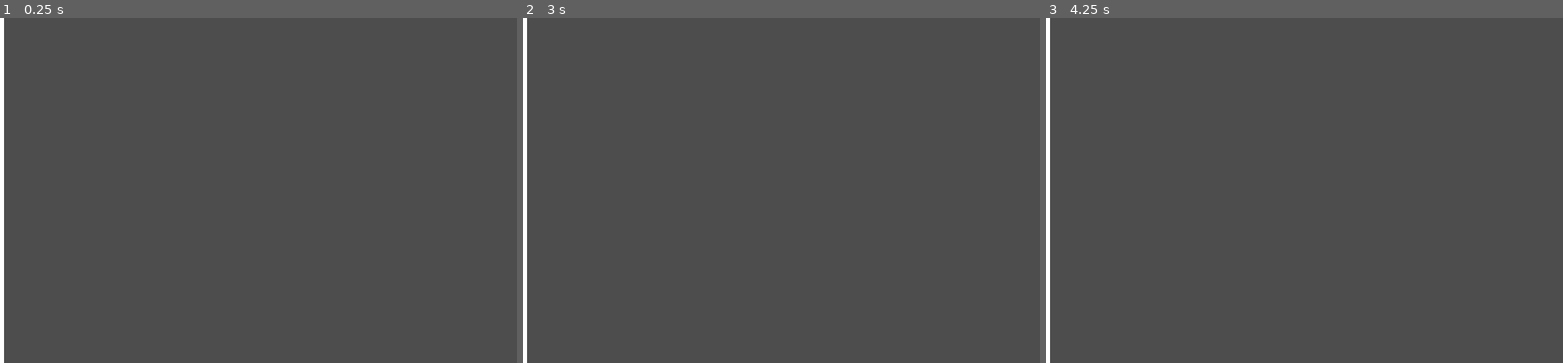
Above: before the commit, frames 1-3 (left to right).
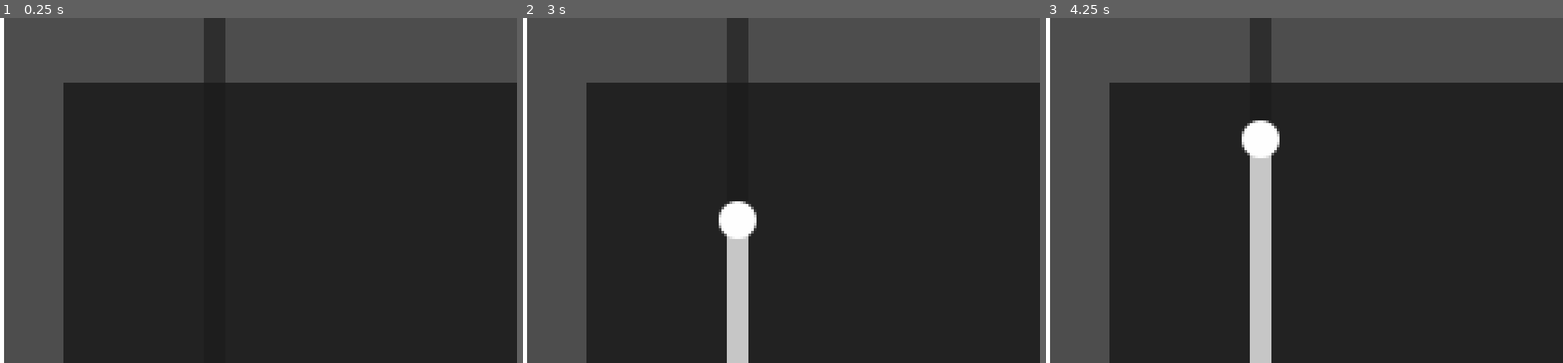
Above: after the commit, the same moments.

Repository: SpntKbrg/microwave-game
Game: Godot game, scene res://scenes/game_scene.tscn
Two runs of this game, one before a commit and one after it. Both use one fixed random seed, a clock stepped at 60 frames per second and the inputs below.
Inputs (mouse positions are in pixels of both pictures, inside the frame that each line leads up to):
- Up to frame 1 (0.25 s): no input
- Up to frame 2 (3 s): tap Enter at 0.5, 2 s; move the mouse to (895, 173) at 0.52 s; click (895, 173) at 0.67 s; tap Space at 1.25, 2.75 s; drag from (678, 207) to (755, 259) at 1.27 s; move the mouse to (833, 114) at 2.02 s; click (833, 114) at 2.17 s; drag from (755, 259) to (626, 138) at 2.77 s
- Up to frame 3 (4.25 s): tap Enter at 3.5 s; move the mouse to (1459, 242) at 3.52 s; click (1459, 242) at 3.67 s

The runs differ from the first frame. In frame 1, 72% of the frame differs, in the area x 12-100%, y 0-100%; in frame 2, 72%; in frame 3, 72%.

Commit message:
update game scene, add temperature icon into sticker, create real game scene script

Diff:
--- a/scenes/game_scene.tscn
+++ b/scenes/game_scene.tscn
@@ -25,27 +25,18 @@
 
 [sub_resource type="RectangleShape2D" id="RectangleShape2D_b5spy"]
 
-[node name="game_scene" type="Node2D"]
+[node name="game_scene" type="Node2D" node_paths=PackedStringArray("spawn_timer", "spawn_point", "model_resource")]
+script = ExtResource("2_onqr8")
+microwave_set = Array[ExtResource("3_ycayy")]([SubResource("Resource_y3j0m")])
+spawn_timer = NodePath("Timer")
+spawn_interval_ms = 5000
+spawn_point = NodePath("spawn_point")
+model_resource = NodePath("ModelResource")
+item_scene = ExtResource("4_rurhu")
 
 [node name="InspectModal" parent="." instance=ExtResource("1_w5aja")]
-visible = false
 offset_right = 300.0
 offset_bottom = 300.0
-
-[node name="GameController" type="Control" parent="." node_paths=PackedStringArray("spawn_timer", "spawn_point", "model_resource")]
-layout_mode = 3
-anchors_preset = 0
-offset_left = 719.0
-offset_top = 72.0
-offset_right = 759.0
-offset_bottom = 112.0
-script = ExtResource("2_onqr8")
-microwave_set = Array[ExtResource("3_ycayy")]([SubResource("Resource_bw6k5")])
-spawn_timer = NodePath("../Timer")
-spawn_interval_ms = 5000
-spawn_point = NodePath("../spawn_point")
-model_resource = NodePath("../ModelResource")
-item_scene = ExtResource("4_rurhu")
 
 [node name="walls" type="Node2D" parent="."]
 
@@ -105,8 +96,30 @@
 shape = SubResource("RectangleShape2D_kk2rg")
 
 [node name="spawn_point" type="Node2D" parent="."]
-position = Vector2(1938, 540)
+position = Vector2(588, 568)
 
 [node name="Timer" type="Timer" parent="."]
+one_shot = true
 
 [node name="ModelResource" parent="." instance=ExtResource("5_y3j0m")]
+
+[node name="CanvasLayer" type="CanvasLayer" parent="."]
+visible = false
+
+[node name="Control" type="Control" parent="CanvasLayer"]
+layout_mode = 3
+anchors_preset = 15
+anchor_right = 1.0
+anchor_bottom = 1.0
+grow_horizontal = 2
+grow_vertical = 2
+
+[node name="Inspect" type="Button" parent="CanvasLayer/Control"]
+layout_mode = 1
+anchors_preset = 1
+anchor_left = 1.0
+anchor_right = 1.0
+offset_left = -128.0
+offset_bottom = 64.0
+grow_horizontal = 0
+text = "Inspect"
--- a/scenes/inspect_modal/inspect_modal.tscn
+++ b/scenes/inspect_modal/inspect_modal.tscn
@@ -7,7 +7,7 @@
 [sub_resource type="StyleBoxFlat" id="StyleBoxFlat_84xar"]
 bg_color = Color(0, 0, 0, 0.5568628)
 
-[node name="InspectModal" type="Control" node_paths=PackedStringArray("__item_scene", "__rotation_input", "__rotation_slider", "__angle_slider")]
+[node name="InspectModal" type="Control" node_paths=PackedStringArray("__item_scene", "__rotation_input", "__rotation_slider", "__angle_slider", "__close_button")]
 clip_contents = true
 layout_mode = 3
 anchors_preset = 15
@@ -20,6 +20,7 @@
 __rotation_input = NodePath("StickInput")
 __rotation_slider = NodePath("ModalMargin/ModalBg/UIOverlay/RotateSlider")
 __angle_slider = NodePath("ModalMargin/ModalBg/UIOverlay/AngleSlider")
+__close_button = NodePath("ModalMargin/ModalBg/UIOverlay/Close")
 
 [node name="ModalMargin" type="MarginContainer" parent="."]
 layout_mode = 1
@@ -45,7 +46,7 @@
 [node name="SubViewport" type="SubViewport" parent="ModalMargin/ModalBg/SubViewportContainer"]
 transparent_bg = true
 handle_input_locally = false
-size = Vector2i(2, 2)
+size = Vector2i(1232, 672)
 render_target_update_mode = 4
 
 [node name="ItemScene" parent="ModalMargin/ModalBg/SubViewportContainer/SubViewport" instance=ExtResource("1_imrat")]
--- a/scenes/inspect_modal/item_scene/item_scene.tscn
+++ b/scenes/inspect_modal/item_scene/item_scene.tscn
@@ -33,11 +33,11 @@
 [node name="SubViewport" type="SubViewport" parent="ItemHolder/Sticker"]
 transparent_bg = true
 gui_disable_input = true
-size = Vector2i(128, 128)
+size = Vector2i(228, 128)
 
 [node name="Sticker" parent="ItemHolder/Sticker/SubViewport" instance=ExtResource("3_2meiq")]
 
-[node name="blockbench_export" parent="ItemHolder" instance=ExtResource("3_yi1ot")]
+[node name="blockbench_export" parent="ItemHolder" instance=ExtResource("4_imtgy")]
 
 [node name="Camera3D" type="Camera3D" parent="."]
 transform = Transform3D(1, 0, 0, 0, 0.9135454, 0.40673664, 0, -0.40673664, 0.9135454, 0, 1, 1.25)
--- a/scenes/inspect_modal/sticker.tscn
+++ b/scenes/inspect_modal/sticker.tscn
@@ -1,7 +1,8 @@
-[gd_scene load_steps=5 format=3 uid="uid://c3aqmf6dgeygw"]
+[gd_scene load_steps=6 format=3 uid="uid://c3aqmf6dgeygw"]
 
 [ext_resource type="Script" uid="uid://baq76nl3a54t0" path="res://scripts/inspect_modal/sticker.gd" id="1_bb5sh"]
 [ext_resource type="FontFile" uid="uid://rfkuv0qj3inv" path="res://assets/fonts/Space_Contract.ttf" id="2_3y8l3"]
+[ext_resource type="Texture2D" uid="uid://kfoihhqqa54h" path="res://assets/sprites/low.png" id="3_gck53"]
 
 [sub_resource type="StyleBoxFlat" id="StyleBoxFlat_qvher"]
 bg_color = Color(1, 1, 1, 1)
@@ -21,7 +22,7 @@
 font_color = Color(0, 0, 0, 1)
 outline_color = Color(0, 0, 0, 1)
 
-[node name="Sticker" type="Control"]
+[node name="Sticker" type="Control" node_paths=PackedStringArray("label")]
 custom_minimum_size = Vector2(128, 128)
 layout_mode = 3
 anchors_preset = 15
@@ -30,6 +31,7 @@
 grow_horizontal = 2
 grow_vertical = 2
 script = ExtResource("1_bb5sh")
+label = NodePath("Panel/Label")
 
 [node name="Panel" type="Panel" parent="."]
 custom_minimum_size = Vector2(128, 128)
@@ -50,3 +52,7 @@
 horizontal_alignment = 1
 vertical_alignment = 1
 uppercase = true
+
+[node name="TemperatureIcon" type="Sprite2D" parent="Panel"]
+position = Vector2(180, 63)
+texture = ExtResource("3_gck53")
--- a/scenes/item_model.tscn
+++ b/scenes/item_model.tscn
@@ -22,6 +22,7 @@
 shape = SubResource("RectangleShape2D_cj2vo")
 
 [node name="SubViewport" type="SubViewport" parent="."]
+own_world_3d = true
 transparent_bg = true
 
 [node name="ItemModel3d" parent="SubViewport" instance=ExtResource("2_lhcuk")]
--- a/scenes/item_model_3d.tscn
+++ b/scenes/item_model_3d.tscn
@@ -1,6 +1,7 @@
-[gd_scene load_steps=2 format=3 uid="uid://brax0jiiy4qvi"]
+[gd_scene load_steps=3 format=3 uid="uid://brax0jiiy4qvi"]
 
 [ext_resource type="Script" uid="uid://15rw3qemoatt" path="res://scripts/game/item_model_holder.gd" id="1_d0bny"]
+[ext_resource type="PackedScene" uid="uid://c458k7tpvnhpa" path="res://assets/models/frozen-food.gltf" id="2_d0bny"]
 
 [node name="ItemModel3d" type="Node3D" node_paths=PackedStringArray("holder_parent")]
 script = ExtResource("1_d0bny")
@@ -8,9 +9,12 @@
 
 [node name="holder" type="Node3D" parent="."]
 
+[node name="blockbench_export" parent="holder" instance=ExtResource("2_d0bny")]
+
 [node name="Camera3D" type="Camera3D" parent="."]
-transform = Transform3D(1, 0, 0, 0, 0.27112126, 0.9625452, 0, -0.9625452, 0.27112126, 0, 1.501755, 0.39841914)
-fov = 50.0
+transform = Transform3D(1, 0, 0, 0, 0.27112126, 0.9625452, 0, -0.9625452, 0.27112126, 0, 2.006, 0.497)
+keep_aspect = 0
+fov = 50.3
 
 [node name="DirectionalLight3D" type="DirectionalLight3D" parent="."]
 transform = Transform3D(1, 0, 0, 0, 0.90630776, 0.42261827, 0, -0.42261827, 0.90630776, 0, 1.25, 2)
--- a/scenes/microwave_sprite.tscn
+++ b/scenes/microwave_sprite.tscn
@@ -38,7 +38,6 @@
 texture_filter = 1
 sprite_frames = SubResource("SpriteFrames_utbpp")
 animation = &"microwave_anim"
-frame_progress = 0.033383742
 script = ExtResource("4_pfil4")
 
 [node name="HeatParticles" type="GPUParticles2D" parent="."]
--- /dev/null
+++ b/scenes/release/item_button.tscn
@@ -0,0 +1,21 @@
+[gd_scene load_steps=4 format=3 uid="uid://btel16yic8364"]
+
+[ext_resource type="Theme" uid="uid://cwt57yrv5fqbq" path="res://assets/ui/main_theme.tres" id="1_lrpo8"]
+[ext_resource type="PackedScene" uid="uid://brax0jiiy4qvi" path="res://scenes/item_model_3d.tscn" id="2_lrpo8"]
+
+[sub_resource type="ViewportTexture" id="ViewportTexture_lrpo8"]
+viewport_path = NodePath("SubViewport")
+
+[node name="ItemButton" type="Button"]
+custom_minimum_size = Vector2(24, 24)
+theme = ExtResource("1_lrpo8")
+icon = SubResource("ViewportTexture_lrpo8")
+
+[node name="SubViewport" type="SubViewport" parent="."]
+own_world_3d = true
+transparent_bg = true
+handle_input_locally = false
+size = Vector2i(24, 24)
+render_target_update_mode = 4
+
+[node name="ItemModel3d" parent="SubViewport" instance=ExtResource("2_lrpo8")]
--- /dev/null
+++ b/scenes/release/microwave_toggle.tscn
@@ -0,0 +1,38 @@
+[gd_scene load_steps=3 format=3 uid="uid://bqwtep1tixyat"]
+
+[ext_resource type="Script" uid="uid://dg7k8mk2swktu" path="res://scripts/game/microwave_toggle.gd" id="1_02y5o"]
+[ext_resource type="PackedScene" uid="uid://d0c2vao5peyme" path="res://scenes/microwave_sprite.tscn" id="1_qmfg7"]
+
+[node name="MicrowaveToggle" type="TextureButton" node_paths=PackedStringArray("microwave_timer", "microwave_progress", "anim_sprite")]
+custom_minimum_size = Vector2(32, 32)
+script = ExtResource("1_02y5o")
+microwave_timer = NodePath("microwave_timer")
+microwave_progress = NodePath("ui/progress")
+anim_sprite = NodePath("MicrowaveSprite")
+
+[node name="MicrowaveSprite" parent="." instance=ExtResource("1_qmfg7")]
+position = Vector2(16, 24)
+
+[node name="ui" type="Control" parent="."]
+layout_mode = 1
+anchor_left = 0.25
+anchor_top = 1.0625
+anchor_right = 0.25
+anchor_bottom = 1.0625
+scale = Vector2(0.25, 0.25)
+metadata/_edit_use_anchors_ = true
+
+[node name="progress" type="ProgressBar" parent="ui"]
+layout_mode = 1
+anchors_preset = 5
+anchor_left = 0.5
+anchor_right = 0.5
+offset_left = -5.0
+offset_right = 55.0
+offset_bottom = 27.0
+grow_horizontal = 2
+theme_override_font_sizes/font_size = 16
+metadata/_edit_use_anchors_ = true
+
+[node name="microwave_timer" type="Timer" parent="."]
+one_shot = true
--- a/scenes/release/real_game_scene.tscn
+++ b/scenes/release/real_game_scene.tscn
@@ -1,20 +1,55 @@
-[gd_scene load_steps=10 format=3 uid="uid://28r1rhmscnle"]
+[gd_scene load_steps=19 format=3 uid="uid://28r1rhmscnle"]
 
 [ext_resource type="PackedScene" uid="uid://d0c2vao5peyme" path="res://scenes/microwave_sprite.tscn" id="1_1rwpq"]
 [ext_resource type="StyleBox" uid="uid://vivmq0totlqg" path="res://assets/ui/panel_box_style.tres" id="1_3mg5d"]
 [ext_resource type="StyleBox" uid="uid://b3jedpegd354r" path="res://assets/ui/game_bg.tres" id="1_e1xsh"]
+[ext_resource type="Script" uid="uid://b4bi4c5bn7yv8" path="res://scripts/game/scene/real_game_scene.gd" id="1_hshn4"]
 [ext_resource type="Texture2D" uid="uid://c0px4lyaux3d5" path="res://assets/sprites/release/icons/popsicle.png" id="2_bc7k7"]
+[ext_resource type="Script" uid="uid://cuhlrwjla6kf" path="res://scripts/resources/microwave_spec.gd" id="2_jvgw3"]
 [ext_resource type="Theme" uid="uid://cwt57yrv5fqbq" path="res://assets/ui/main_theme.tres" id="2_xxmul"]
-[ext_resource type="Texture2D" uid="uid://dod13b7pm1udo" path="res://assets/sprites/release/icons/foodbox.png" id="5_e1xsh"]
+[ext_resource type="PackedScene" uid="uid://btel16yic8364" path="res://scenes/release/item_button.tscn" id="6_e1xsh"]
 [ext_resource type="Texture2D" uid="uid://cbq7lnunfoaie" path="res://assets/sprites/release/icons/steak.png" id="6_e38y6"]
+[ext_resource type="Texture2D" uid="uid://dod13b7pm1udo" path="res://assets/sprites/release/icons/foodbox.png" id="7_e38y6"]
 [ext_resource type="Texture2D" uid="uid://crbyc55xh3m8" path="res://assets/sprites/release/icons/noodlecup.png" id="7_hshn4"]
 [ext_resource type="Texture2D" uid="uid://pi8xwiex7si8" path="res://assets/sprites/release/icons/mug.png" id="8_s1gd3"]
+[ext_resource type="PackedScene" uid="uid://djkscwfg3u4pk" path="res://scenes/model_resource.tscn" id="12_s1gd3"]
 
-[node name="RealGameScene" type="Control"]
+[sub_resource type="Resource" id="Resource_n7wt1"]
+script = ExtResource("2_jvgw3")
+useTemperature = true
+metadata/_custom_type_script = "uid://cuhlrwjla6kf"
+
+[sub_resource type="Resource" id="Resource_h88xt"]
+script = ExtResource("2_jvgw3")
+useTemperature = true
+metadata/_custom_type_script = "uid://cuhlrwjla6kf"
+
+[sub_resource type="Resource" id="Resource_fij0q"]
+script = ExtResource("2_jvgw3")
+useTemperature = true
+metadata/_custom_type_script = "uid://cuhlrwjla6kf"
+
+[sub_resource type="Resource" id="Resource_ogcfs"]
+script = ExtResource("2_jvgw3")
+useTemperature = true
+metadata/_custom_type_script = "uid://cuhlrwjla6kf"
+
+[sub_resource type="Resource" id="Resource_052rd"]
+script = ExtResource("2_jvgw3")
+useTemperature = true
+metadata/_custom_type_script = "uid://cuhlrwjla6kf"
+
+[node name="RealGameScene" type="Control" node_paths=PackedStringArray("microwave_spawn_point", "item_spawn_point", "model_resource")]
 texture_filter = 3
 custom_minimum_size = Vector2(192, 128)
 layout_mode = 3
 anchors_preset = 0
+script = ExtResource("1_hshn4")
+microwave_set = Array[ExtResource("2_jvgw3")]([SubResource("Resource_n7wt1"), SubResource("Resource_h88xt"), SubResource("Resource_fij0q"), SubResource("Resource_ogcfs"), SubResource("Resource_052rd")])
+microwave_spawn_point = NodePath("MicrowaveRow/HBoxContainer")
+item_spawn_point = NodePath("PanelContainer/HBoxContainer")
+model_resource = NodePath("ModelResource")
+item_scene = ExtResource("6_e1xsh")
 
 [node name="BG" type="Panel" parent="."]
 layout_mode = 1
@@ -104,35 +139,8 @@
 size_flags_horizontal = 0
 size_flags_vertical = 0
 
-[node name="TextureButton" type="TextureButton" parent="MicrowaveRow/HBoxContainer"]
-custom_minimum_size = Vector2(32, 32)
-layout_mode = 2
-
-[node name="MicrowaveSprite" parent="MicrowaveRow/HBoxContainer/TextureButton" instance=ExtResource("1_1rwpq")]
-position = Vector2(16, 24)
-
-[node name="TextureButton2" type="TextureButton" parent="MicrowaveRow/HBoxContainer"]
-custom_minimum_size = Vector2(32, 32)
-layout_mode = 2
-
-[node name="MicrowaveSprite" parent="MicrowaveRow/HBoxContainer/TextureButton2" instance=ExtResource("1_1rwpq")]
-position = Vector2(16, 24)
-
-[node name="TextureButton3" type="TextureButton" parent="MicrowaveRow/HBoxContainer"]
-custom_minimum_size = Vector2(32, 32)
-layout_mode = 2
-
-[node name="MicrowaveSprite" parent="MicrowaveRow/HBoxContainer/TextureButton3" instance=ExtResource("1_1rwpq")]
-position = Vector2(16, 24)
-
-[node name="TextureButton4" type="TextureButton" parent="MicrowaveRow/HBoxContainer"]
-custom_minimum_size = Vector2(32, 32)
-layout_mode = 2
-
-[node name="MicrowaveSprite" parent="MicrowaveRow/HBoxContainer/TextureButton4" instance=ExtResource("1_1rwpq")]
-position = Vector2(16, 24)
-
 [node name="TextureButton5" type="TextureButton" parent="MicrowaveRow/HBoxContainer"]
+visible = false
 custom_minimum_size = Vector2(32, 32)
 layout_mode = 2
 
@@ -153,11 +161,9 @@
 [node name="HBoxContainer" type="HBoxContainer" parent="PanelContainer"]
 layout_mode = 2
 
-[node name="ItemButton" type="Button" parent="PanelContainer/HBoxContainer"]
-custom_minimum_size = Vector2(24, 24)
+[node name="ItemButton" parent="PanelContainer/HBoxContainer" instance=ExtResource("6_e1xsh")]
 layout_mode = 2
-theme = ExtResource("2_xxmul")
-icon = ExtResource("5_e1xsh")
+icon = ExtResource("7_e38y6")
 
 [node name="ItemButton2" type="Button" parent="PanelContainer/HBoxContainer"]
 custom_minimum_size = Vector2(24, 24)
@@ -182,3 +188,5 @@
 layout_mode = 2
 theme = ExtResource("2_xxmul")
 icon = ExtResource("2_bc7k7")
+
+[node name="ModelResource" parent="." instance=ExtResource("12_s1gd3")]
--- a/scripts/game/microwave_factory.gd
+++ b/scripts/game/microwave_factory.gd
@@ -1,6 +1,6 @@
 class_name MicrowaveFactory extends Node
 
-const basic_microwave = preload("res://scenes/mockup/basic_microwave.tscn")
+const basic_microwave = preload("res://scenes/release/microwave_toggle.tscn")
 
 func _init() -> void:
 	pass
--- /dev/null
+++ b/scripts/game/microwave_toggle.gd
@@ -0,0 +1,45 @@
+extends TextureButton
+
+@export var microwave_timer: Timer
+@export var microwave_progress: ProgressBar
+@export var anim_sprite: AnimSprite
+var is_running: bool = false
+
+var countdown_ms: int
+var sec_modifier: int = 60 # 1 = real time, 60 = 1 real sec = 1 game min
+var current_command: MicrowaveMethod
+
+signal on_wave_timeout(method: MicrowaveMethod)
+
+func setup()->void:
+	print("basic microwave seting up..")
+	anim_sprite.set_animating(false)
+	microwave_timer.timeout.connect(on_countdown)
+	microwave_progress.visible = false
+
+func _process(_delta: float) -> void:
+	microwave_progress.visible = is_running
+	if not is_running:
+		return
+	var countdown_sec := countdown_ms / 1000.0
+	var percent = (countdown_sec -  microwave_timer.time_left) / countdown_sec
+	microwave_progress.value = percent * 100.0
+
+func on_countdown()->void:
+	is_running = false
+	on_wave_timeout.emit(current_command)
+	current_command = null
+	anim_sprite.set_animating(false)
+
+func commit_command(_command: MicrowaveMethod) -> void:
+	if is_running:
+		print("Microwave is still be used.")
+		return
+	print("do on_commit_command")
+	is_running = true
+	current_command = _command
+	var input_min_in_sec := floori(_command.duration / 100.0) * 60
+	var input_sec := _command.duration % 100
+	countdown_ms = floori((input_min_in_sec + input_sec) * 1000.0 / sec_modifier) # realtime til finished
+	microwave_timer.start(countdown_ms / 1000.0)
+	anim_sprite.set_animating(true)
--- /dev/null
+++ b/scripts/game/scene/real_game_scene.gd
@@ -0,0 +1,14 @@
+extends Control
+
+@export var microwave_set: Array[MicrowaveSpec]
+@export var microwave_spawn_point: Node
+@export var item_spawn_point: Node
+@export var model_resource: ModelResource
+@export var item_scene: PackedScene
+
+# Called when the node enters the scene tree for the first time.
+func _ready() -> void:
+	var microwave_factory = MicrowaveFactory.new();
+	for microwave in microwave_set:
+		var mw = microwave_factory.create(microwave);
+		microwave_spawn_point.add_child.call_deferred(mw)
--- a/scripts/inspect_modal/inspect_modal.gd
+++ b/scripts/inspect_modal/inspect_modal.gd
@@ -5,12 +5,13 @@
 @export var __rotation_input: InputHandler
 @export var __rotation_slider: Slider
 @export var __angle_slider: Slider
-
+@export var __close_button: Button
 
 func _ready() -> void:
 	__item_scene.reset_rotation()
 	__rotation_slider.value_changed.connect(func(_x): __update_slider())
 	__angle_slider.value_changed.connect(func(_y): __update_slider())
+	__close_button.pressed.connect(func(): visible = false)
 
 func _process(_delta: float) -> void:
 	__do_rotation_input()
@@ -27,6 +28,4 @@
 	__item_scene.set_target_rotation(Vector3(x_degree, y_degree, 0))
 
 func set_display_item(item: ItemData) -> void:
-	# create new __item_scene
-	# set item
-	pass
+	__item_scene.set_item_model(item.raw_model);
--- a/scripts/inspect_modal/item_scene.gd
+++ b/scripts/inspect_modal/item_scene.gd
@@ -16,11 +16,11 @@
 func _process(delta: float) -> void:
 	__do_rotate_obj(delta)
 
-
 func _physics_process(_delta: float) -> void:
 	if not __is_label_placed:
 		var sticker_placement := __get_item_surface_point()
 		__sticker.position = sticker_placement[0] - (sticker_placement[1] * 0.001)
+		print(__sticker.position)
 		__sticker.look_at(sticker_placement[0] + sticker_placement[1])
 		__sticker.rotation_degrees.z = randf_range(-180, 180)
 		__is_label_placed = true
@@ -50,20 +50,27 @@
 func set_sticker_text(text: String) -> void:
 	__sticker_texture.set_label(text)
 
+func set_item_model(model: PackedScene) -> void:
+	var item_model = model.instantiate();
+	__item_holder.add_child(item_model);
+
 # call in physics_process only
 func __get_item_surface_point() -> Array[Vector3]:
-	var sphere_point := RandUtil.rand_point_on_sphere(10)
-	var inside_point := RandUtil.rand_point_in_circle(1)
-	var ray_param := PhysicsRayQueryParameters3D.create(
-		sphere_point,
-		Vector3(inside_point.x, inside_point.y, 0)
-	)
-	ray_param.collide_with_bodies = true
-	var space_state := get_world_3d().direct_space_state
-	var result := space_state.intersect_ray(ray_param)
 	var item_pos := Vector3.ZERO
 	var item_normal := Vector3.UP
-	if result:
-		item_pos = result.get("position")
-		item_normal = -result.get("normal")
+	while 1:
+		var sphere_point := RandUtil.rand_point_on_sphere(10)
+		var inside_point := RandUtil.rand_point_in_circle(1)
+		var ray_param := PhysicsRayQueryParameters3D.create(
+			sphere_point,
+			Vector3(inside_point.x, inside_point.y, 0)
+		)
+		ray_param.collide_with_bodies = true
+		var space_state := get_world_3d().direct_space_state
+		var result := space_state.intersect_ray(ray_param)
+
+		if result:
+			item_pos = result.get("position")
+			item_normal = -result.get("normal")
+			break
 	return [item_pos, item_normal]
Binary file added: assets/sprites/high.png
Not shown, added: assets/sprites/high.png.import
Binary file added: assets/sprites/low.png
Not shown, added: assets/sprites/low.png.import
Binary file added: assets/sprites/medium.png
Not shown, added: assets/sprites/medium.png.import
Not shown: 1 places in scenes/game_scene.tscn that only renumber resources
Not shown: 1 places in scenes/inspect_modal/item_scene/item_scene.tscn that only renumber resources
Not shown, added: scripts/game/microwave_toggle.gd.uid
Not shown, added: scripts/game/scene/real_game_scene.gd.uid
